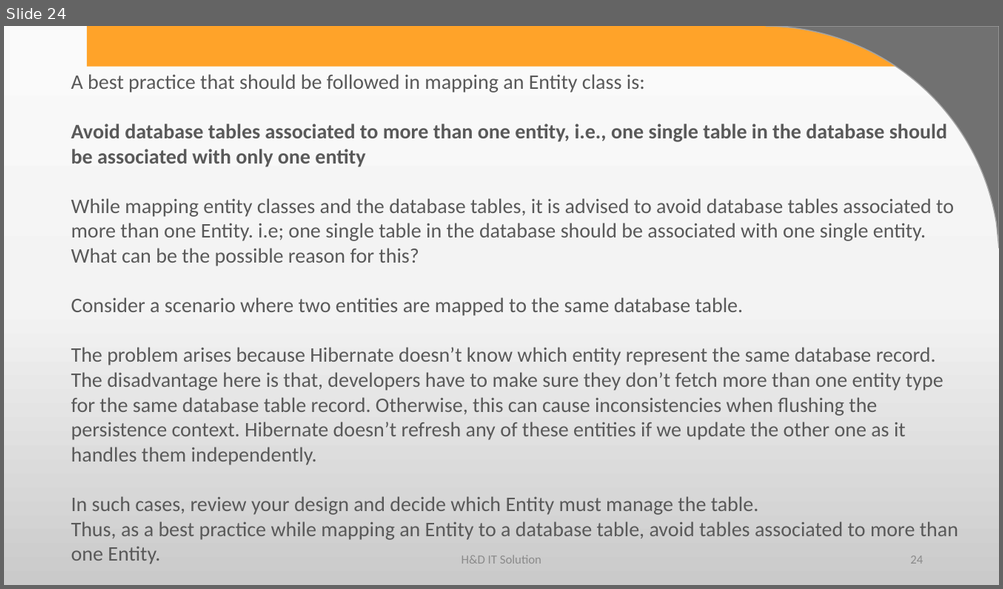
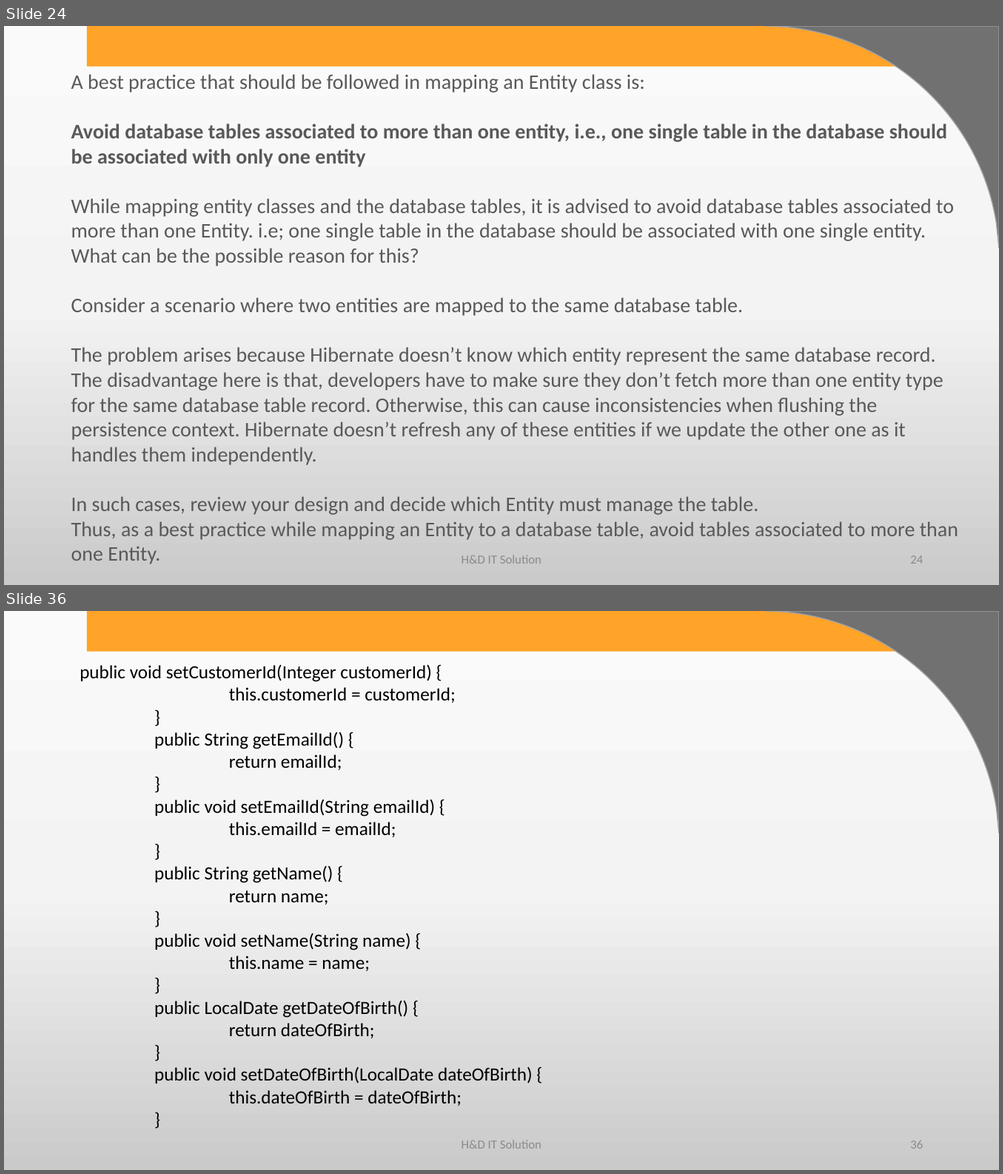
Before and after one commit to harshadasawant/spring_boot1, a slide deck: infinite/src/main/ppt/Persistence Layer using Spring Boot.pptx. Shown one above the other, each under a label of ours: slide 24 before the commit, slides 24 and 36 after it; the slides between them are not shown. The pictures are 1003x589 and 1003x1174 pixels, drawn with LibreOffice and Linux fonts; fonts in the diff are those of the drawing; background and template pictures are left out. Boxes give left, top, right and bottom in pixels: in the first picture for what was removed or moved away, otherwise in the second. Text is boxed around its words. In the diff, an @@ line names an element or a change of style, - is before the commit and + after.

```diff
--- a/infinite/src/main/ppt/Persistence Layer using Spring Boot.pptx
+++ b/infinite/src/main/ppt/Persistence Layer using Spring Boot.pptx
@@ slide 36 added at box(4, 611, 999, 1170), background gradient #FBFBFB to #F4F4F4 to #CBCBCB; not listed: 2 template elements that a slide beside it also shows @@
@@ text added at box(79, 664, 532, 1106), 18 pt, text #000000 @@
+public void setCustomerId(Integer customerId) {
+this.customerId = customerId;
+}
+public String getEmailId() {
+return emailId;
+}
+public void setEmailId(String emailId) {
+this.emailId = emailId;
+}
+public String getName() {
+return name;
+}
+public void setName(String name) {
+this.name = name;
+}
+public LocalDate getDateOfBirth() {
+return dateOfBirth;
+}
+public void setDateOfBirth(LocalDate dateOfBirth) {
+this.dateOfBirth = dateOfBirth;
+}
@@ text added at box(461, 1141, 541, 1149), 12 pt, text #8C8C8C @@
+H&D IT Solution
@@ page number added at box(910, 1141, 922, 1149), 12 pt, text #8C8C8C @@
+36
```
Also in this commit, not shown: 22 other slides added, 4 other files.
